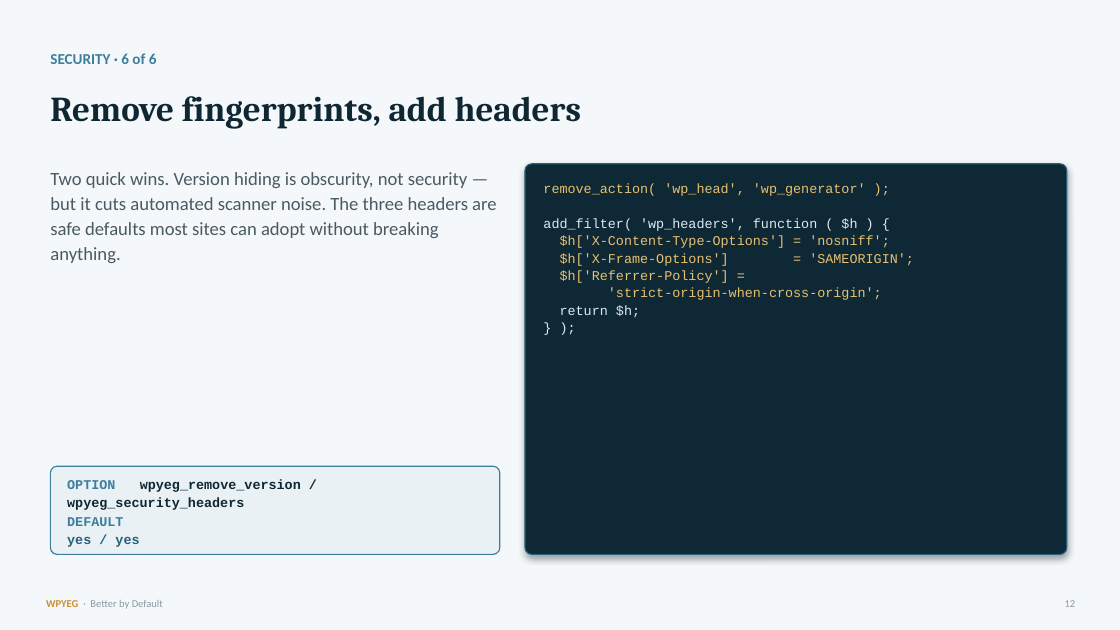
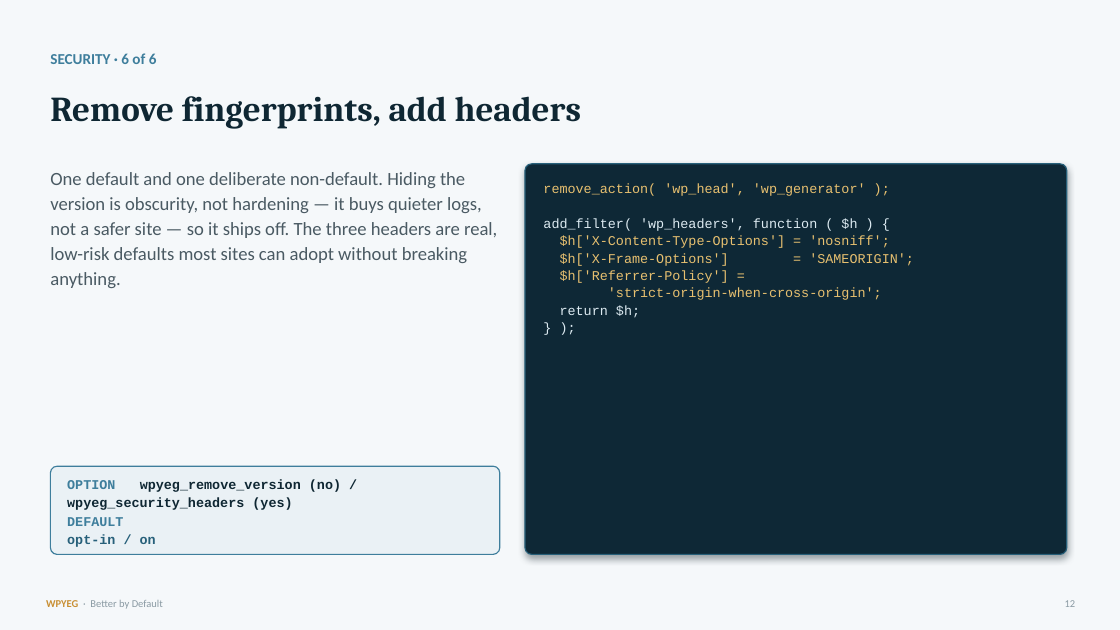
Before and after one commit to WPYEG/Better-by-Default, a slide deck: slide 12 of workshop/Better-by-Default.pptx. Drawn at 1120x630 pixels with LibreOffice and Linux fonts; fonts in the diff are those of the drawing. Boxes give left, top, right and bottom in pixels: in the first picture for what was removed or moved away, otherwise in the second. Text is boxed around its words. In the diff, an @@ line names an element or a change of style, - is before the commit and + after.

Commit message:
fix(defaults): make remove_version opt-in, not an on-by-default "security" win
Stripping the generator tag is obscurity, not hardening. It does not make an
out-of-date site any safer, and it is not even a complete cover — the version
still leaks through asset query strings, feeds, and readme files. What it
genuinely buys is less automated scanner noise, which is worth opting into but
not worth shipping on and calling security.

The workshop deck already conceded the point ("version hiding is obscurity, not
security") while the plugin shipped it enabled and the readmes listed it among
the on-by-default hardening wins. This settles that contradiction in favour of
the honest reading, closing the last of PR #1's policy findings.

- schema default yes -> no, with help text that says what it does and does not buy
- reference doc, both readmes, and the repo README move it out of the
  "on out of the box" lists into opt-in, with the reasoning
- deck slide reframed from "two quick wins" to one default and one deliberate
  non-default, since that contrast is the more useful lesson; cheat sheet now
  lists only the headers, and calls out three non-defaults rather than two
- test assertion flipped to pin the opt-in default

Deck sources, pptx, PDF, and the dist zip regenerated. Tests green.

```diff
--- a/workshop/Better-by-Default.pptx
+++ b/workshop/Better-by-Default.pptx
@@ text at (x1=50, y1=172, x2=497, y2=288): text changed @@
-Two quick wins. Version hiding is obscurity, not security — but it cuts automated scanner noise. The three headers are safe defaults most sites can adopt without breaking anything.
+One default and one deliberate non-default. Hiding the version is obscurity, not hardening — it buys quieter logs, not a safer site — so it ships off. The three headers are real, low-risk defaults most sites can adopt without breaking anything.
@@ text at (x1=67, y1=479, x2=341, y2=510): text changed @@
-OPTION wpyeg_remove_version / wpyeg_security_headers
+OPTION wpyeg_remove_version (no) / wpyeg_security_headers (yes)
@@ text at (x1=67, y1=535, x2=156, y2=547): text changed @@
-yes / yes
+opt-in / on
```
Also in this commit, not shown: 1 other slide changed, 11 other files.
